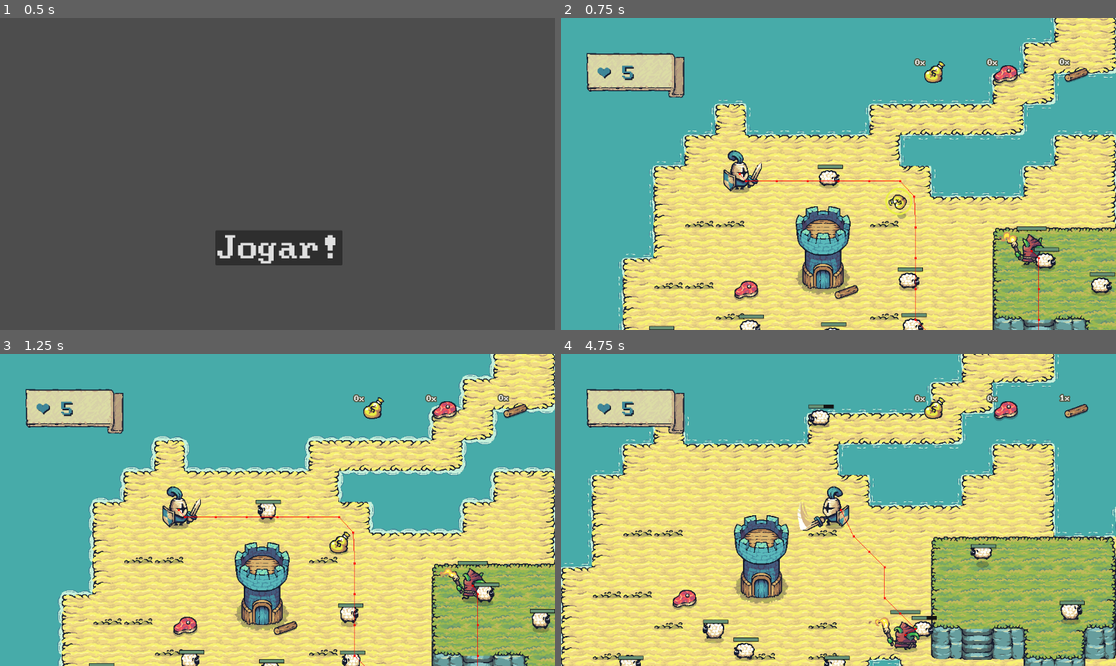
Above: before the commit, frames 1-4 (two rows, left to right).
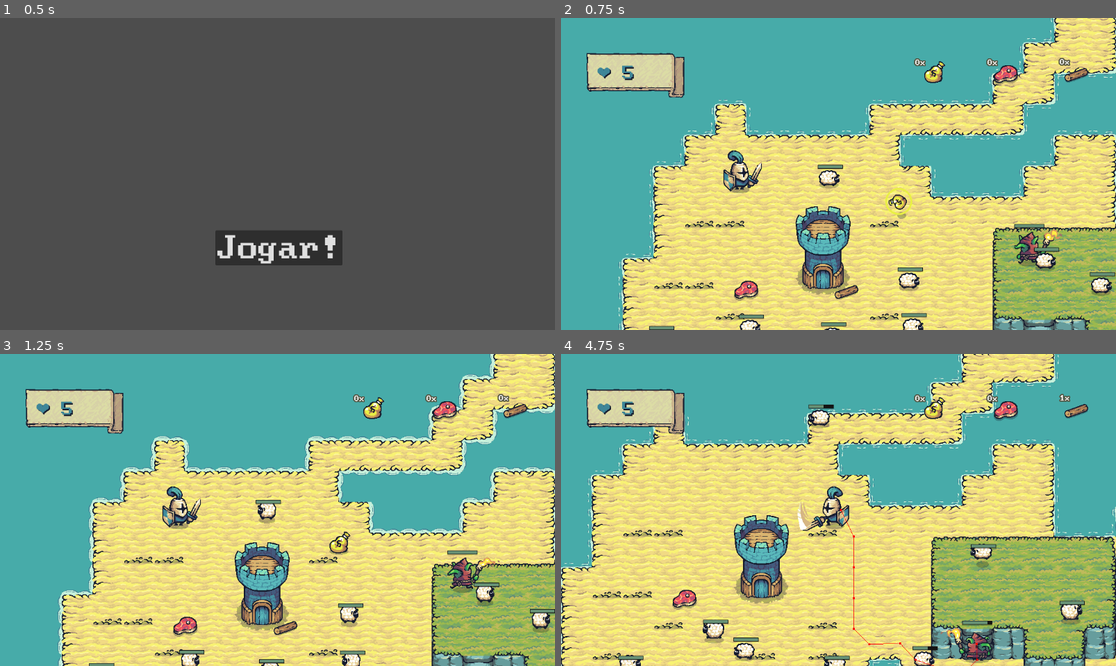
Above: after the commit, the same moments.

Repository: fenath/tower-guard
Game: Godot game, scene res://scenes/main_menu.tscn
Same seed, same stepped clock (60 frames per second), same inputs: the game is played once before the commit and once after it.
Inputs:
- Up to frame 1 (0.5 s): no input
- Up to frame 2 (0.75 s): click "Jogar!" at 0.5 s
- Up to frame 3 (1.25 s): no input
- Up to frame 4 (4.75 s): hold Right (ui_right) 1.28-2.03 s; hold Z (attack) 1.28-2.03 s; hold Down (ui_down) 2.03-2.78 s; tap Z (attack) at 2.1, 3.6 s; hold Right (ui_right) 2.78-3.53 s; hold Z (attack) 2.78-3.53 s; hold Up (ui_up) 3.53-4.28 s; hold Left (ui_left) from 4.28 s (still down); hold Z (attack) from 4.28 s (still down)

Frame 1 is identical in both runs. In frame 2, 0.9% of the frame differs, in the area x 32-91%, y 49-100%; in frame 3, 0.9%; in frame 4, 1.6%, in the area x 52-78%, y 58-100%.

Commit message:
add initial idle state enemy

Diff:
--- a/prefabs/enemy.tscn
+++ b/prefabs/enemy.tscn
@@ -193,15 +193,17 @@
 
 [node name="StateMachine" type="Node2D" parent="." node_paths=PackedStringArray("initial_state")]
 script = ExtResource("3_pr4ii")
-initial_state = NodePath("Chasing")
+initial_state = NodePath("Idle")
 
 [node name="Chasing" type="Node2D" parent="StateMachine" node_paths=PackedStringArray("character")]
 script = ExtResource("4_di2fx")
 character = NodePath("../..")
+FAR_DISTANCE = 600.0
 
 [node name="Idle" type="Node2D" parent="StateMachine" node_paths=PackedStringArray("character")]
 script = ExtResource("5_ys7ir")
 character = NodePath("../..")
+chasing_range = 200.0
 
 [node name="Attacking" type="Node" parent="StateMachine" node_paths=PackedStringArray("character")]
 script = ExtResource("6_ui67e")
--- a/scripts/enemy.gd
+++ b/scripts/enemy.gd
@@ -23,7 +23,9 @@
 	hitbox_component.hit.connect(_on_hit)
 	health_component.die.connect(_on_die)
 	chasing.close_to_target.connect(_on_close_to_player)
+	chasing.lost_chasing_range.connect(_on_lost_chasing_range)
 	attacking.lost_range.connect(_on_lost_range)
+	idle.next_to_player.connect(_on_got_next_to_player)
 
 
 func _physics_process(_delta: float) -> void:
@@ -63,3 +65,9 @@
 
 func _on_lost_range() -> void:
 	state_machine.change_to(chasing.name)
+
+func _on_lost_chasing_range() -> void:
+	state_machine.change_to(idle.name)
+
+func _on_got_next_to_player() -> void:
+	state_machine.change_to(chasing.name)
--- a/scripts/states/chasing.gd
+++ b/scripts/states/chasing.gd
@@ -4,9 +4,11 @@
 @export var target: Node2D = null
 @export var SPEED: float = 180.0
 @export var CLOSE_DISTANCE: float = 100.0
+@export var FAR_DISTANCE: float = 300.0
 @onready var navigation_agent: NavigationAgent2D = $"../../NavigationAgent"
 
 signal close_to_target
+signal lost_chasing_range
 
 func prepare_target() -> void:
 	await get_tree().physics_frame
@@ -31,5 +33,8 @@
 	if current_position.distance_to(target.global_position) <= CLOSE_DISTANCE:
 		close_to_target.emit()
 
+	if current_position.distance_to(target.global_position) > FAR_DISTANCE:
+		lost_chasing_range.emit()
+
 	var next_position = navigation_agent.get_next_path_position()
 	character.velocity = (next_position - current_position).normalized() * SPEED
--- a/scripts/states/enemy_idle.gd
+++ b/scripts/states/enemy_idle.gd
@@ -3,11 +3,14 @@
 
 @export var character: CharacterBody2D
 @export var move_speed: float = 50.0
+@export var chasing_range: float = 300.0
 
 var move_direction: Vector2
 var wander_time: float
 
 const wait_time: float = 0.5
+
+signal next_to_player
 
 func randomize_wander():
 	if move_direction != Vector2.ZERO:
@@ -16,6 +19,15 @@
 		return
 	move_direction = Vector2(randf_range(-1,1), randf_range(-1,1)).normalized()
 	wander_time = randf_range(1,3)
+
+
+func get_player_node() -> PlayerCharacter:
+	return get_tree().get_first_node_in_group('player')
+
+func check_range() -> void:
+	var player = get_player_node()
+	if character.global_position.distance_to(player.global_position) < chasing_range:
+		next_to_player.emit()
 
 func Enter() -> void:
 	randomize_wander()
@@ -29,6 +41,9 @@
 	else:
 		randomize_wander()
 
+	check_range()
+
+
 func PhysicsUpdate(_delta: float) -> void:
 	if character:
 		character.velocity = move_direction * move_speed
